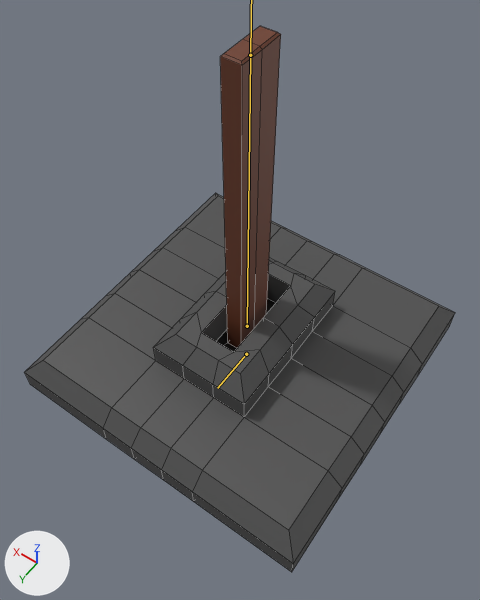
Before and after pictures for a commit that changed the FBX model Assets/Models/ModelsViljam/Lever.fbx.
Before and after are seen from a 50 mm camera at (-0.693, 1.009, 1.857) aimed at (-0.062, 0.125, 0.469). Every picture has the same lights, and +X, +Y and +Z are marked at lower left. The bones that bend it are drawn over the model as lines. Mesh edges are drawn as thin lines.

The first picture shows 'Lever'.
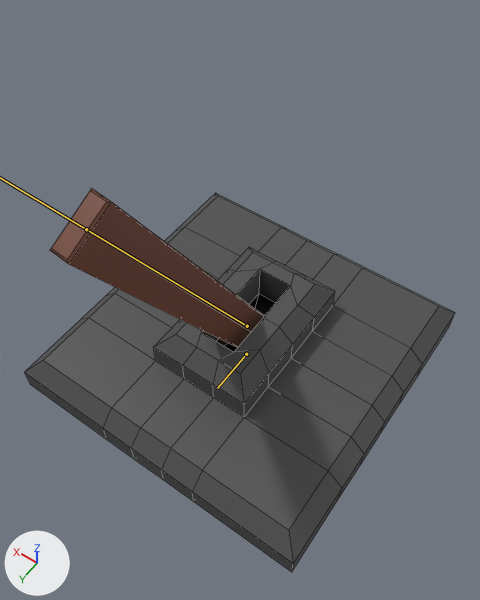
The newer file adds an action. The first version stands in its rest pose; the second is drawn at frame 21 of the action 'LeverBody|LeverBodyAction'.

What differs and where, as boxes [x1, y1, x2, y2] in the pictures (480 x 600 px):
'Lever', posed (30% shorter)
    before: [24, 26, 455, 572]
    after: [24, 189, 455, 572]
bone 'Lever', root to tip
    before: (247, 326) to (250, 55)
    after: (247, 326) to (86, 229)

Edits to the bpy script that builds the scene:
```text
Change bone_lever:
    where bone_lever = bpy.data.objects['LeverBody'].pose.bones['Lever']  # child of 'Root'
    bone_lever.rotation_quaternion: (1.0, 0.0, 0.0, 0.0) -> (0.964, 0.008, -0.041, -0.262)  # degrees (0, 0, 0) -> degrees (2, -4, -31)
```
